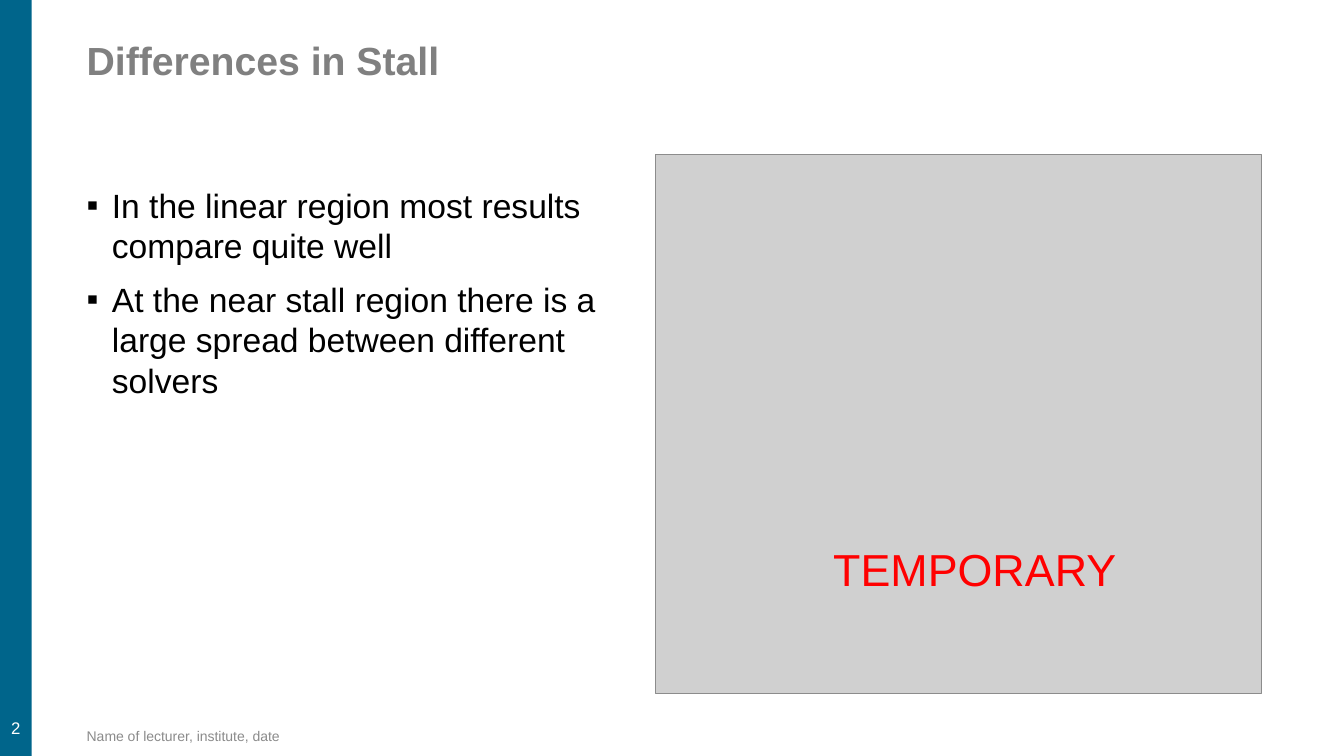
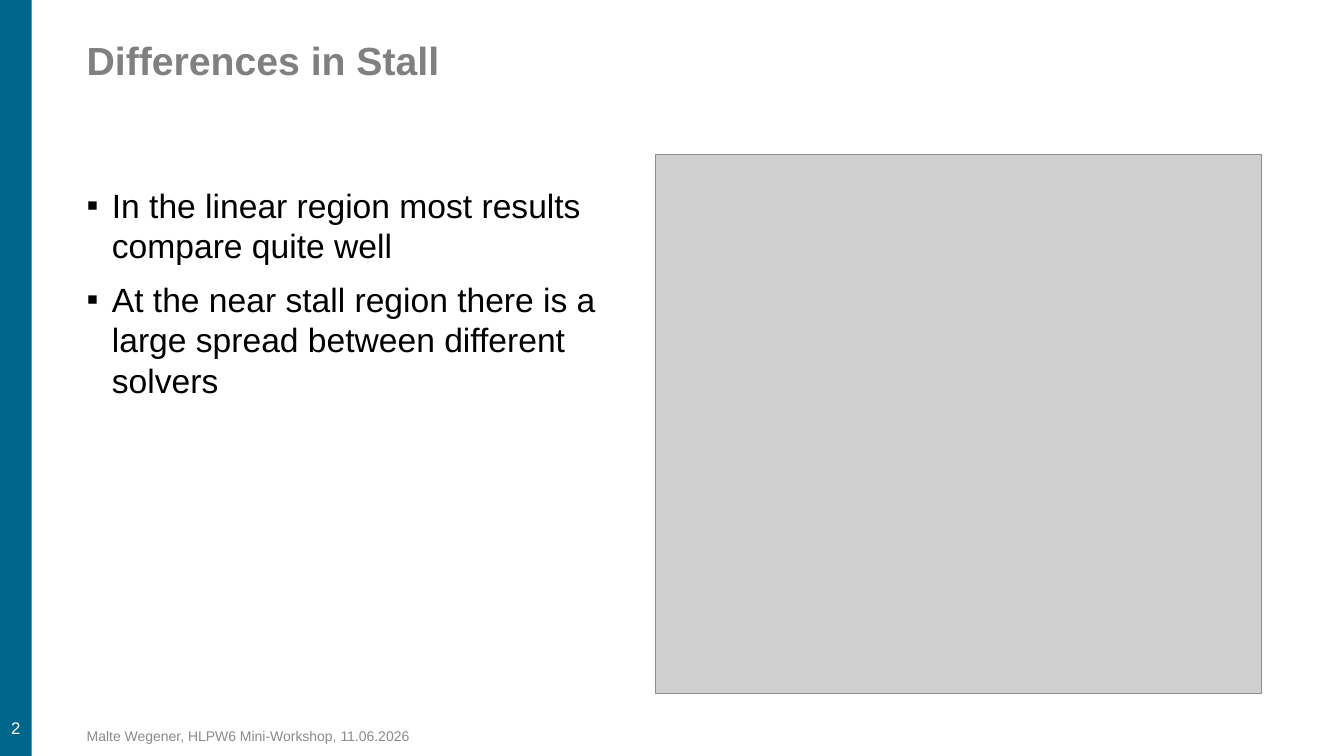
Before and after one commit to HiLiftPW-Committee/HLPW6-RANS-MULTI-SOLN, a slide deck: slide 2 of Vision.pptx. Drawn at 1344x756 pixels with LibreOffice and Linux fonts; fonts in the diff are those of the drawing; grey boxes stand for pictures; background and template pictures are left out. Boxes give left, top, right and bottom in pixels: in the first picture for what was removed or moved away, otherwise in the second. Text is boxed around its words. In the diff, an @@ line names an element or a change of style, - is before the commit and + after.

```diff
--- a/Vision.pptx
+++ b/Vision.pptx
@@ text removed at [833, 554, 1116, 587] @@
-TEMPORARY
@@ text at [87, 731, 410, 744]: text changed @@
-Name of lecturer, institute, date
+Malte Wegener, HLPW6 Mini-Workshop, 11.06.2026
```
Also in this commit, not shown: 7 other slides changed.
